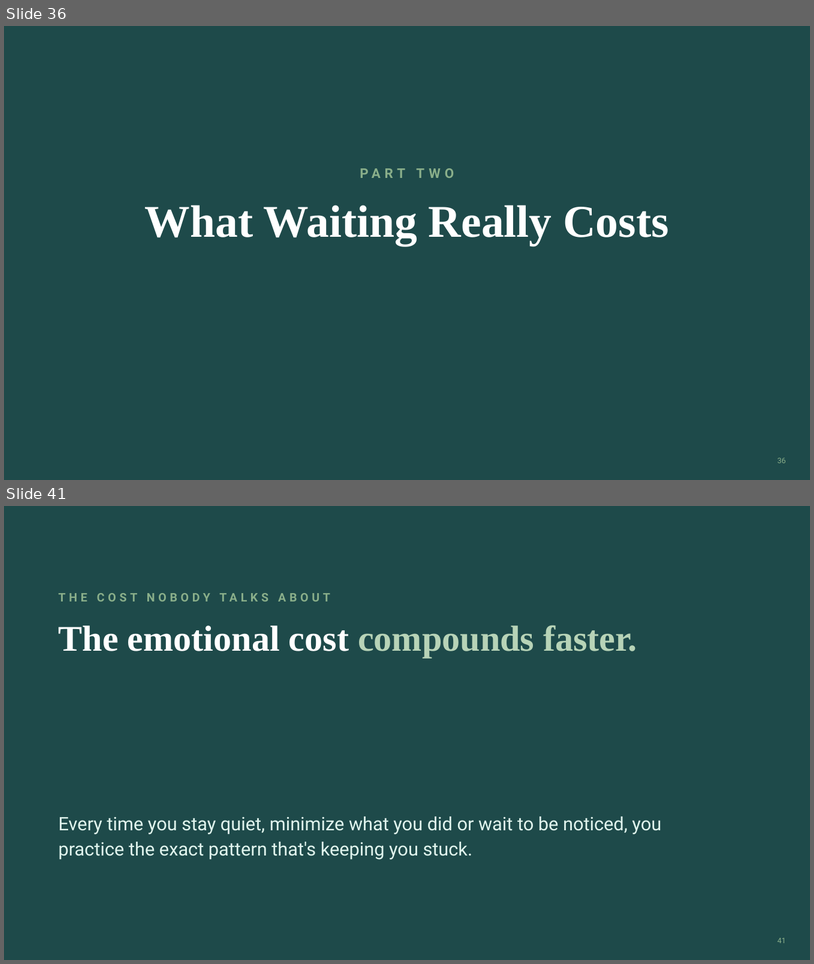
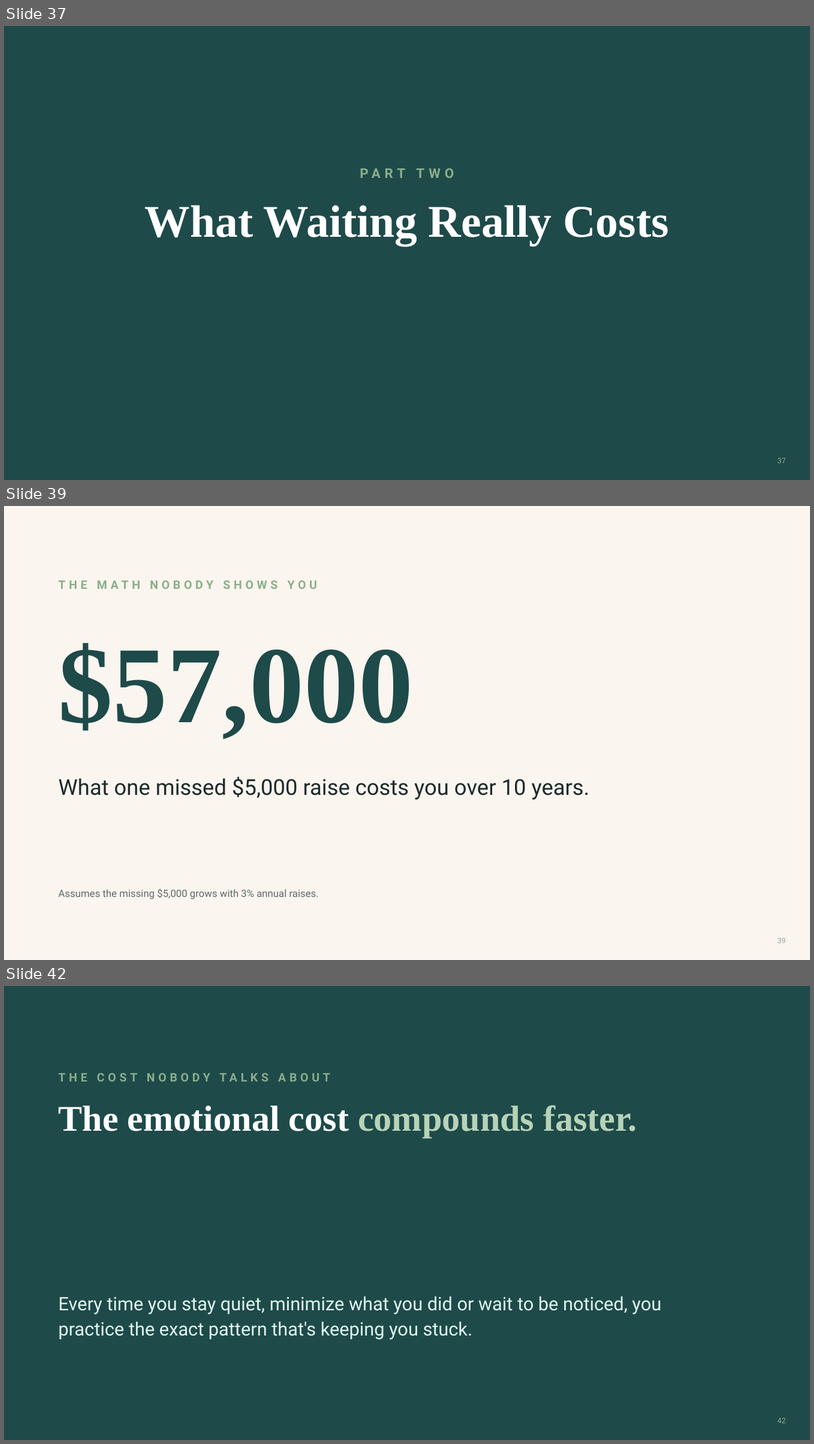
Before and after one commit to danielkelleyy/Beacon-Media, a slide deck: masterclass/tamara-lashchyk/Tamara-Masterclass-v3.pptx. Shown one above the other, each under a label of ours: slides 36 and 41 before the commit, slides 37, 39 and 42 after it; the slides between them are not shown. The pictures are 814x964 and 814x1444 pixels, drawn with LibreOffice and Linux fonts; fonts in the diff are those of the drawing. Boxes give left, top, right and bottom in pixels: in the first picture for what was removed or moved away, otherwise in the second. Text is boxed around its words. In the diff, an @@ line names an element or a change of style, - is before the commit and + after.

```diff
--- a/masterclass/tamara-lashchyk/Tamara-Masterclass-v3.pptx
+++ b/masterclass/tamara-lashchyk/Tamara-Masterclass-v3.pptx
@@ slide 39 added at [4,506,810,960], background #FAF5EE @@
@@ text added at [59,580,318,589], 14 pt, text #8AAF8A, bold @@
+THE MATH NOBODY SHOWS YOU
@@ text added at [59,643,413,739], 130 pt, text #1E4A4A, bold @@
+$57,000
@@ text added at [59,777,590,799], 26 pt, text #1B2B2B @@
+What one missed $5,000 raise costs you over 10 years.
@@ text added at [59,888,319,899], 12 pt, text #5E6B68 @@
+Assumes the missing $5,000 grows with 3% annual raises.
@@ page number added at [778,937,786,943], 9 pt, text #9AA6A3 @@
+39
@@ what was slide 36 is now slide 37 @@
@@ page number at [778,457,786,463]: text changed @@
-36
+37
@@ what was slide 41 is now slide 42 @@
@@ page number at [778,1417,786,1423]: text changed @@
-41
+42
```
Also in this commit, not shown: 8 slides changed, 11 other slides added, 16 slides removed, 5 other files.
